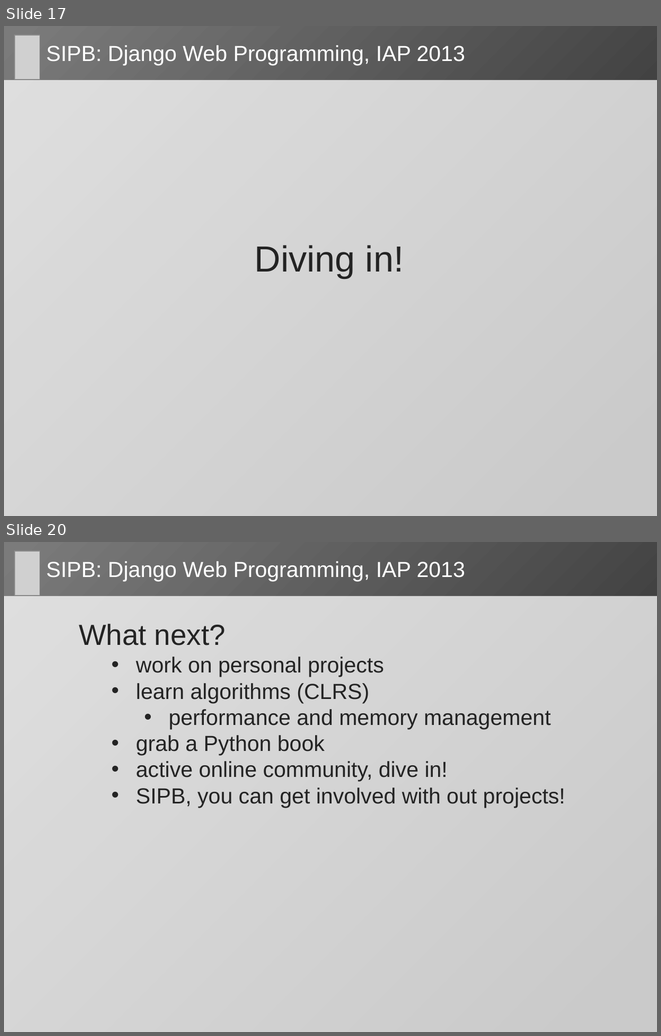
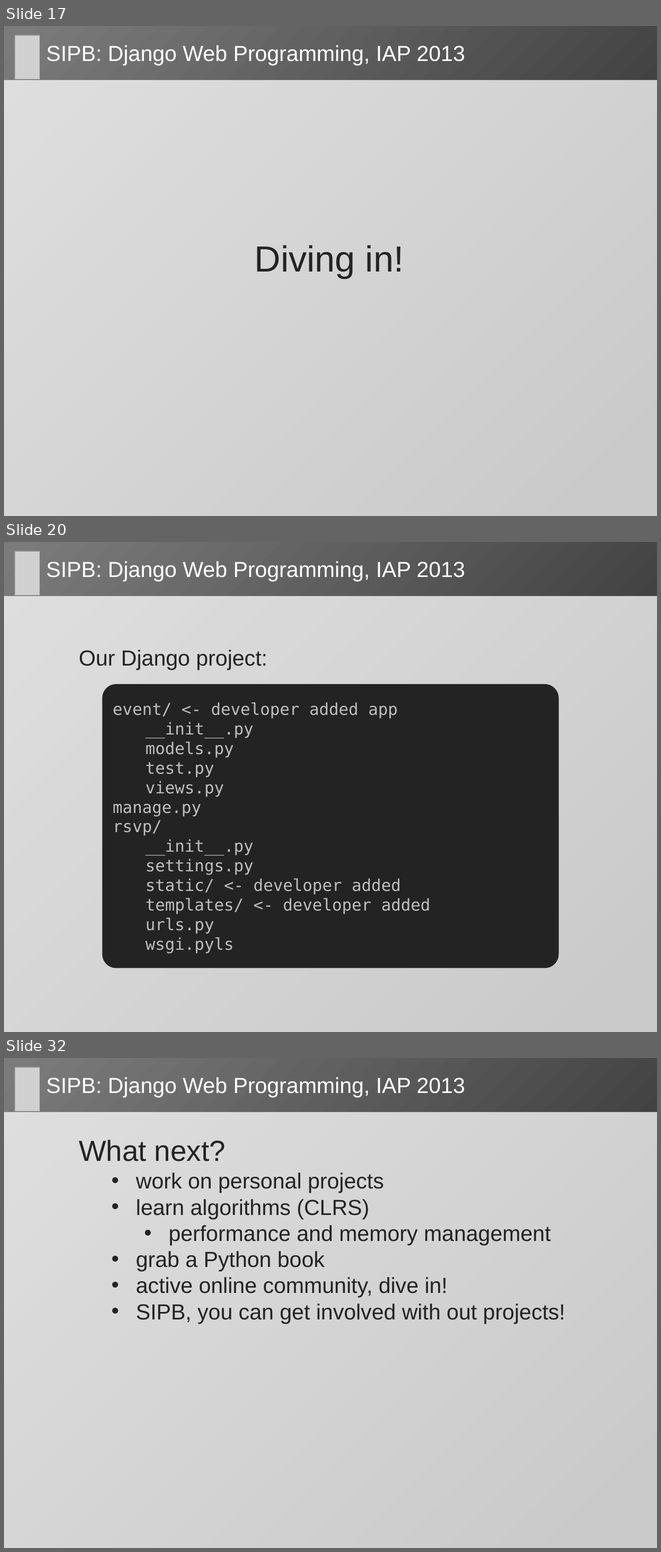
Before and after one commit to dlukeomalley/SIPB_django_class, a slide deck: slides/django_slides.pptx. Shown one above the other, each under a label of ours: slides 17 and 20 before the commit, slides 17, 20 and 32 after it; the slides between them are not shown. The pictures are 661x1036 and 661x1552 pixels, drawn with LibreOffice and Linux fonts; fonts in the diff are those of the drawing; grey boxes stand for pictures. Boxes give left, top, right and bottom in pixels: in the first picture for what was removed or moved away, otherwise in the second. Text is boxed around its words. In the diff, an @@ line names an element or a change of style, - is before the commit and + after.

Commit message:
basic event functionality added

```diff
--- a/slides/django_slides.pptx
+++ b/slides/django_slides.pptx
@@ slide 20 added at [4, 542, 657, 1032], background gradient #7B7B7B to #232323 @@
@@ picture added at [15, 551, 40, 596] @@
@@ title added at [46, 561, 465, 582], 24 pt, text #FFFFFF @@
+SIPB: Django Web Programming, IAP 2013
@@ rounded rectangle added at [4, 596, 657, 1032], fill #FFFFFF at 76% opacity @@
@@ text added at [79, 650, 267, 670], 24 pt, text #232323 @@
+  Our Django project:
@@ rounded rectangle added at [103, 685, 559, 968], fill #232323, 18 pt, text #BFBFBF @@
+event/ <- developer added app
+__init__.py
+models.py
+test.py
+views.py
+manage.py
+rsvp/
+__init__.py
+settings.py
+static/ <- developer added
+templates/ <- developer added
+urls.py
+wsgi.pyls
@@ what was slide 20 is now slide 32 @@
```
Also in this commit, not shown: 2 slides changed, 11 other slides added, 7 other files.
